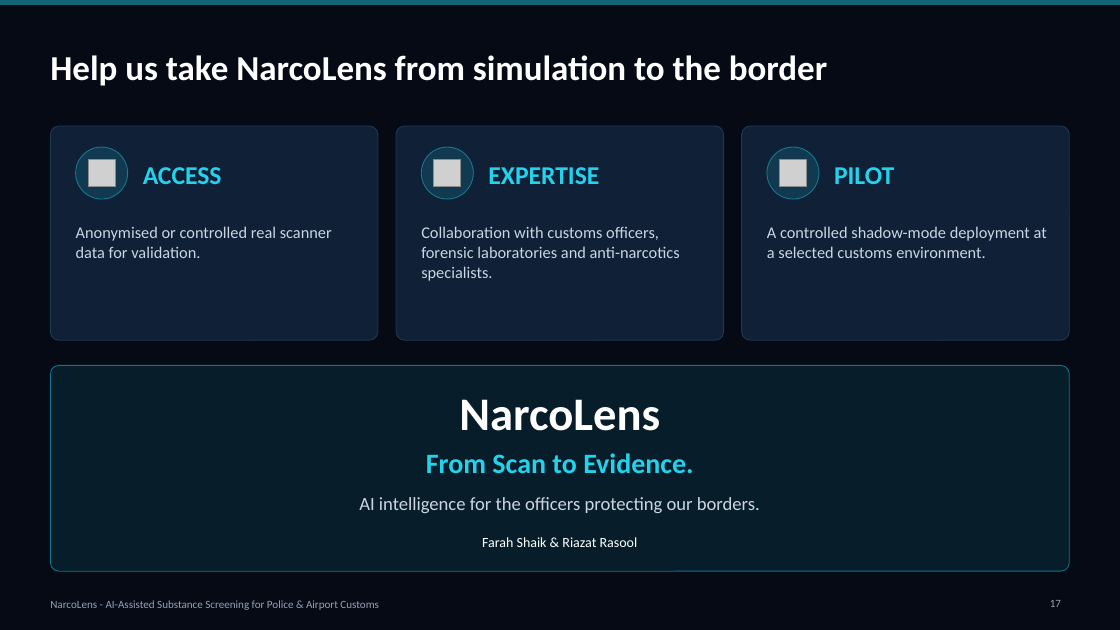
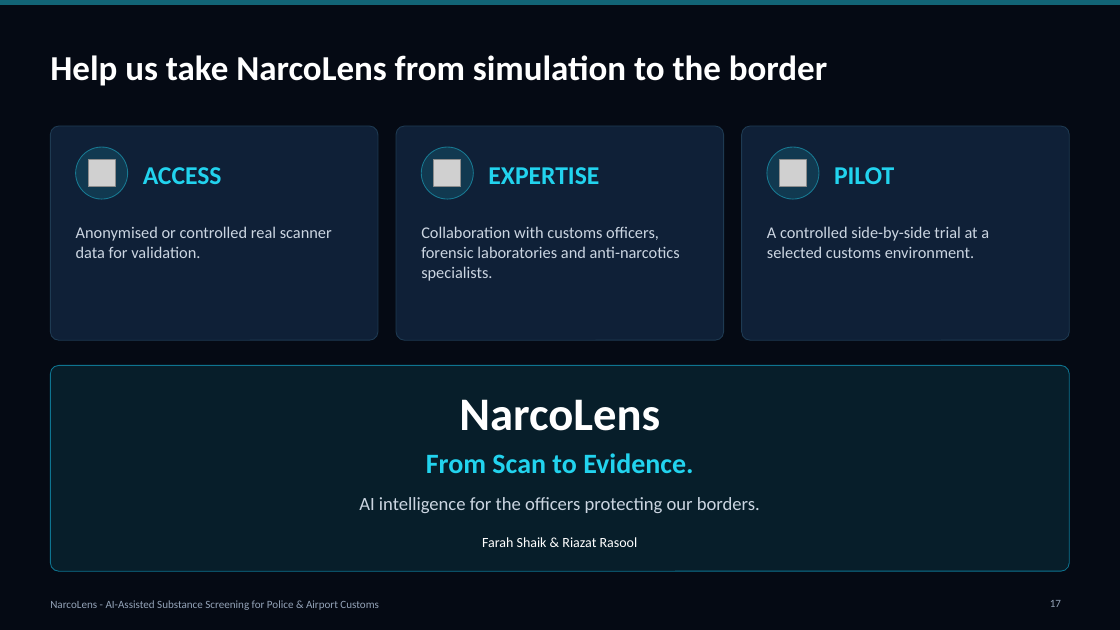
Before and after one commit to farahshaik14/narcolens-eureka, a slide deck: slide 17 of narcolens-pitch-deck.pptx. Drawn at 1120x630 pixels with LibreOffice and Linux fonts; fonts in the diff are those of the drawing; grey boxes stand for pictures. Boxes give left, top, right and bottom in pixels: in the first picture for what was removed or moved away, otherwise in the second. Text is boxed around its words. In the diff, an @@ line names an element or a change of style, - is before the commit and + after.

Commit message:
Use plain wording for the pilot trial; remove theme label from paper, deck and READMEs

```diff
--- a/narcolens-pitch-deck.pptx
+++ b/narcolens-pitch-deck.pptx
@@ text at (767,226,989,258): text changed @@
-A controlled shadow-mode deployment at a selected customs environment.
+A controlled side-by-side trial at a selected customs environment.
```
Also in this commit, not shown: 2 other slides changed, 6 other files.
